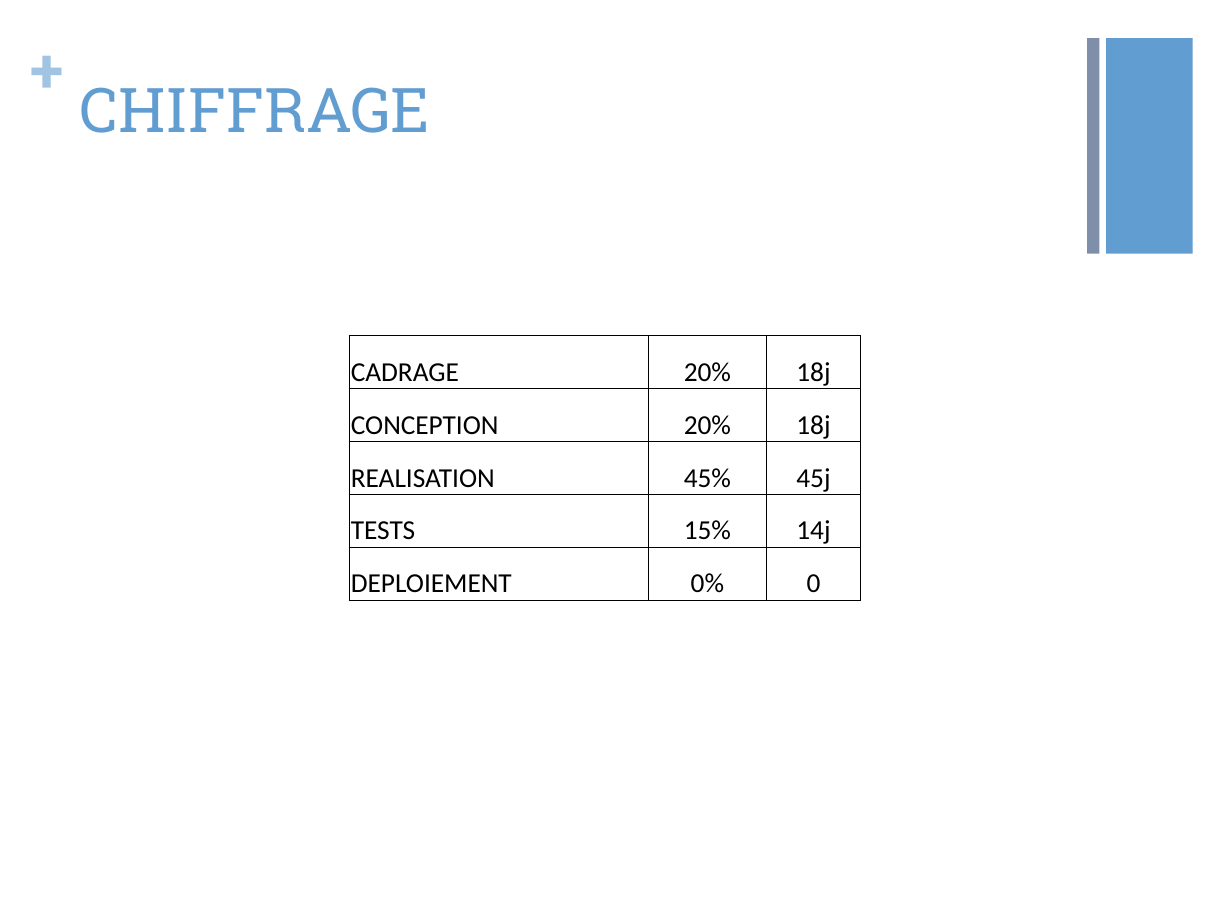
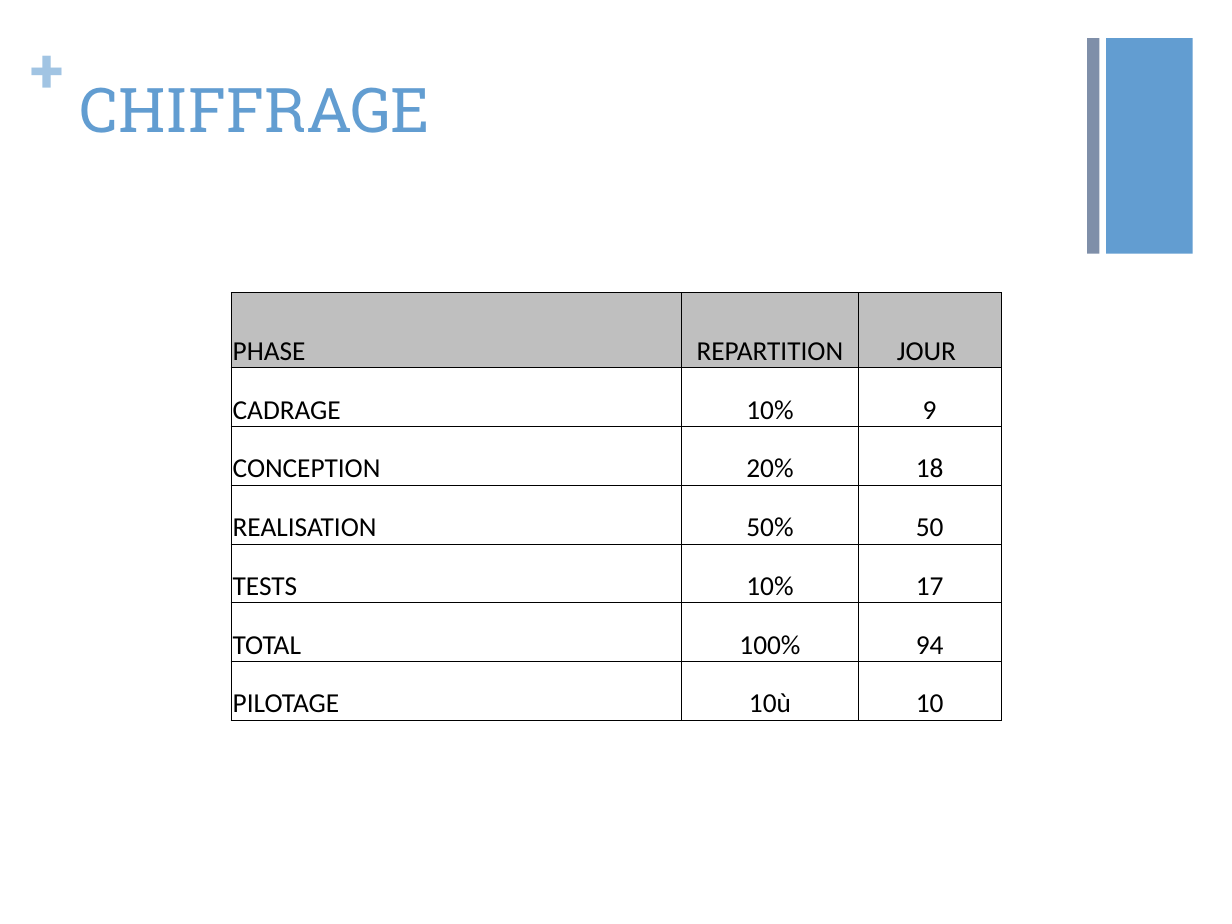
Before and after one commit to vibiscus/python, a slide deck: slide 7 of Presentation 29 avril V2.pptx. Drawn at 1232x924 pixels with LibreOffice and Linux fonts; fonts in the diff are those of the drawing. Boxes give left, top, right and bottom in pixels: in the first picture for what was removed or moved away, otherwise in the second. Text is boxed around its words. In the diff, an @@ line names an element or a change of style, - is before the commit and + after.

```diff
--- a/Presentation 29 avril V2.pptx
+++ b/Presentation 29 avril V2.pptx
@@ table at [232, 293, 1003, 721] @@
-row 1: CADRAGE | 20% | 18j
-row 2: CONCEPTION | 20% | 18j
-row 3: REALISATION | 45% | 45j
-row 4: TESTS | 15% | 14j
-row 5: DEPLOIEMENT | 0% | 0
+row 1: PHASE | REPARTITION | JOUR
+row 2: CADRAGE | 10% | 9
+row 3: CONCEPTION | 20% | 18
+row 4: REALISATION | 50% | 50
+row 5: TESTS | 10% | 17
+row 6: TOTAL | 100% | 94
+row 7: PILOTAGE | 10ù | 10
@@ table: place and size @@
-table at [349, 336, 860, 601]
+table at [232, 293, 1003, 721]
```
Also in this commit, not shown: 1 other file.
